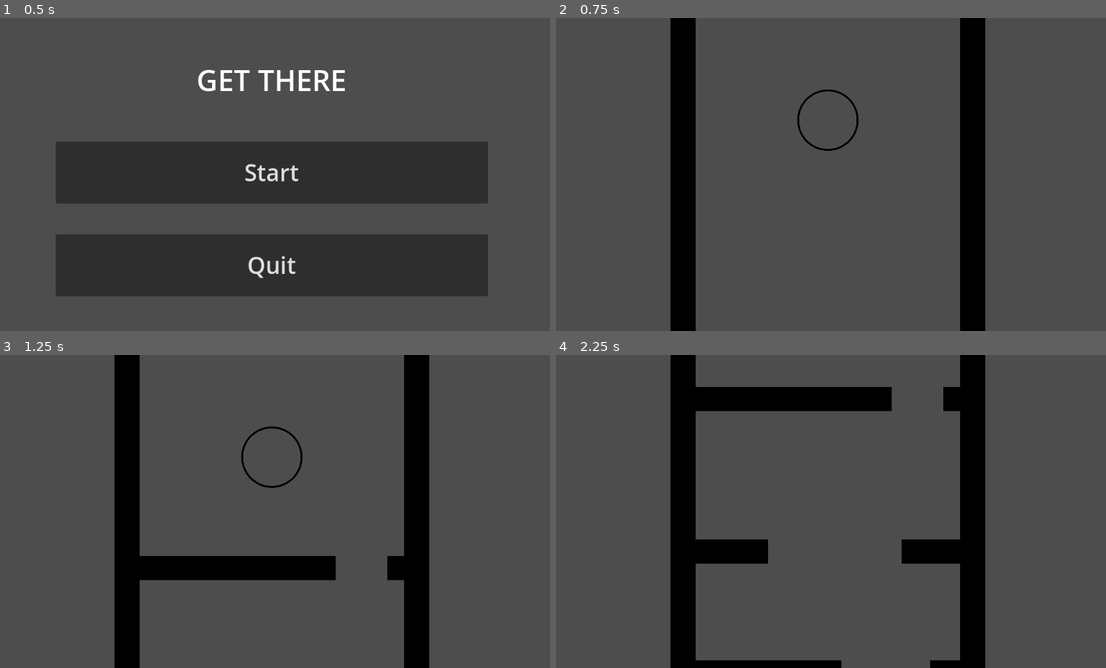
Above: before the commit, frames 1-4 (two rows, left to right).
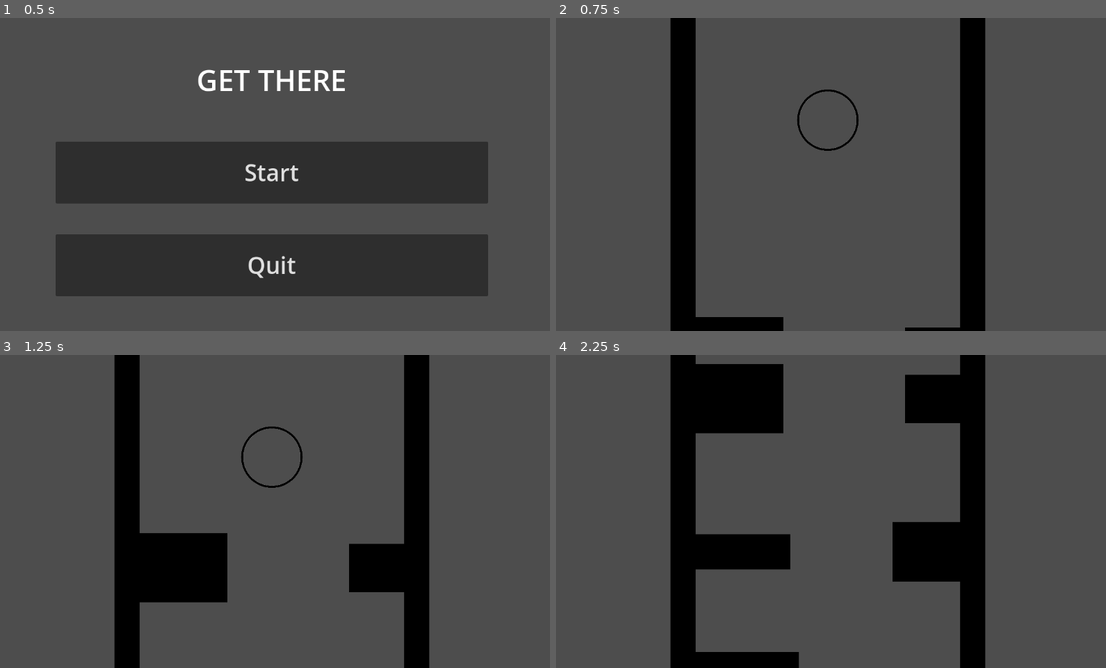
Above: after the commit, the same moments.

Repository: kylietmo/gmtk-2024-game
Game: Godot game, scene res://menus/start_screen/start_screen.tscn
Same seed, same stepped clock (60 frames per second), same inputs: the game is played once before the commit and once after it. Sound files missing from this copy of the repository are replaced by a short silence.
Inputs:
- Up to frame 1 (0.5 s): no input
- Up to frame 2 (0.75 s): click "Start" at 0.5 s
- Up to frame 3 (1.25 s): no input
- Up to frame 4 (2.25 s): hold D (right) 1.28-2.03 s; tap 3 (size_large) at 1.35 s; hold A (left) from 2.03 s (still down); tap 2 (size_medium) at 2.1 s

Frame 1 is identical in both runs. In frame 2, 0.8% of the frame differs, in the area x 25-74%, y 95-100%; in frame 3, 5.2%; in frame 4, 8.4%, in the area x 25-74%, y 2-100%.

Commit message:
updating platform generation alg

Diff:
--- a/src/entities/obstacle/obstacle.gd
+++ b/src/entities/obstacle/obstacle.gd
@@ -1,6 +1,5 @@
 extends CharacterBody2D
 class_name Obstacle
 
-
 func _on_visible_on_screen_notifier_2d_screen_exited() -> void:
 	queue_free()
--- a/src/game.gd
+++ b/src/game.gd
@@ -3,10 +3,13 @@
 @export var MIN_SECS_BETWEEN_SPAWNS = 0.5
 @export var MAX_SECS_BETWEEN_SPAWNS = 0.8
 @export var SPEED = -500.0
+
+@export var MIN_GAP_SIZE = 100
+@export var MAX_GAP_SIZE = 400
+@export var MIN_NUM_GAPS = 1
+@export var MAX_NUM_GAPS = 4
+
 @onready var player : Player = $Player
-
-const MIN_GAP_SIZE = 100
-const MAX_GAP_SIZE = 400
 
 var time_until_next_spawn = MIN_SECS_BETWEEN_SPAWNS
 var curr_time_between_spawns = 0.0
@@ -17,7 +20,7 @@
 # Called when the node enters the scene tree for the first time.
 func _ready() -> void:
 	adjust_barriers()
-	spawn_double_platform()
+	spawn_barrier_with_gaps()
 	determine_time_until_next_obstacle_spawn()
 
 # Called every frame. 'delta' is the elapsed time since the previous frame.
@@ -49,40 +52,72 @@
 	# Check to see if it's time to spawn a new platform.
 	if curr_time_between_spawns >= time_until_next_spawn:
 		curr_time_between_spawns = 0.0
-		spawn_double_platform()
+		spawn_barrier_with_gaps()
 		determine_time_until_next_obstacle_spawn()
 
-# TODO: account for multiple shapes and variable number of gaps
-func spawn_double_platform() -> void:
-	var left_platform : Obstacle = obstacle_scene.instantiate()
-	var right_platform : Obstacle = obstacle_scene.instantiate()
-
+func spawn_barrier_with_gaps() -> void:
 	var viewport = get_viewport()
 	var viewport_width = viewport.size.x
 	var viewport_height = viewport.size.y
 	var in_bounds_width = viewport_width - 2 * Globals.BARRIER_OFFSET
+	var bounds_center_pos_x =  in_bounds_width/2
 
-	var gap_width = randi_range(MIN_GAP_SIZE, MAX_GAP_SIZE)
+	var start_of_platform_x = -in_bounds_width/2
+	var x = start_of_platform_x
+	while x <= in_bounds_width/2:
+		# TODO: need a min platform size
+		var is_start_of_gap = randi_range(0, 100) <= 3
+		var at_end_platform =  (in_bounds_width/2  - x) < 200
+		if (at_end_platform):
+			var platform : Obstacle = obstacle_scene.instantiate()
+			var platform_width = in_bounds_width/2 - start_of_platform_x
+			var platform_height = randi_range(100, 200)
 
-	var left_platform_width = randi_range(0, in_bounds_width - gap_width)
-	var right_platform_width = in_bounds_width - left_platform_width - gap_width
+			platform.position.x = start_of_platform_x + (platform_width / 2)
+			platform.position.y = viewport_height
+			 #TODO: add variable height
+			var sprite : Sprite2D = platform.find_child("Sprite2D")
+			var platform_sprite_width = sprite.texture.get_size().x
+			var platform_sprite_height = sprite.texture.get_size().y
 
-	var sprite : Sprite2D = left_platform.find_child("Sprite2D")
-	var platform_sprite_width = sprite.texture.get_size().x
+			platform.scale.x = platform_width / platform_sprite_width
+			platform.scale.y = platform_height / platform_sprite_height
 
-	left_platform.scale.x = left_platform_width / platform_sprite_width
-	right_platform.scale.x = right_platform_width / platform_sprite_width
+			obstacles.append(platform)
+			add_child(platform)
+			break
+		if (is_start_of_gap):
+			print ("-------------")
+			print ("STARTING GAP")
+			print ("X: ", x)
+			var platform : Obstacle = obstacle_scene.instantiate()
+			var platform_width = x - start_of_platform_x
+			var platform_height = randi_range(50, 150)
 
-	left_platform.position.x = 0 - (in_bounds_width / 2) + (left_platform_width / 2)
-	right_platform.position.x = (in_bounds_width / 2) - (right_platform_width / 2)
+			if (platform_width < 200):
+				x+= 1
+				continue
 
-	left_platform.position.y = viewport_height
-	right_platform.position.y = viewport_height
+			print ("Platform width: ", platform_width)
+			platform.position.x = start_of_platform_x + (platform_width / 2)
+			platform.position.y = viewport_height
+			print ("Platform x position: ", platform.position.x)
+			 #TODO: add variable height
+			var sprite : Sprite2D = platform.find_child("Sprite2D")
+			var platform_sprite_width = sprite.texture.get_size().x
+			var platform_sprite_height = sprite.texture.get_size().y
 
-	obstacles.append(left_platform)
-	obstacles.append(right_platform)
-	add_child(left_platform)
-	add_child(right_platform)
+			platform.scale.x = platform_width / platform_sprite_width
+			platform.scale.y = platform_height / platform_sprite_height
+
+			var gap_width = randi_range(100, 400)
+			print("Gap width: ", gap_width)
+			start_of_platform_x = x + gap_width
+			x = start_of_platform_x
+			obstacles.append(platform)
+			add_child(platform)
+		else:
+			x+= 1
 
 func determine_time_until_next_obstacle_spawn() -> void:
 	var rand = randf_range(MIN_SECS_BETWEEN_SPAWNS, MAX_SECS_BETWEEN_SPAWNS)
